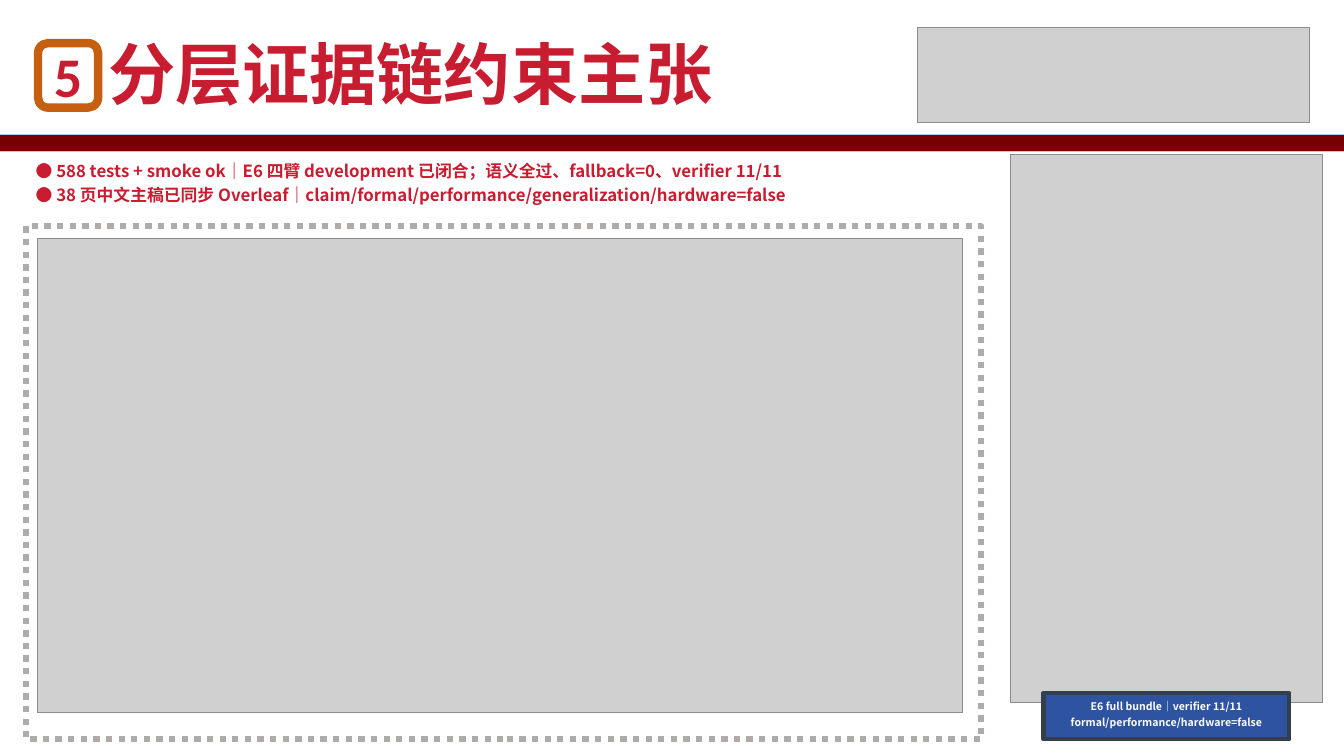
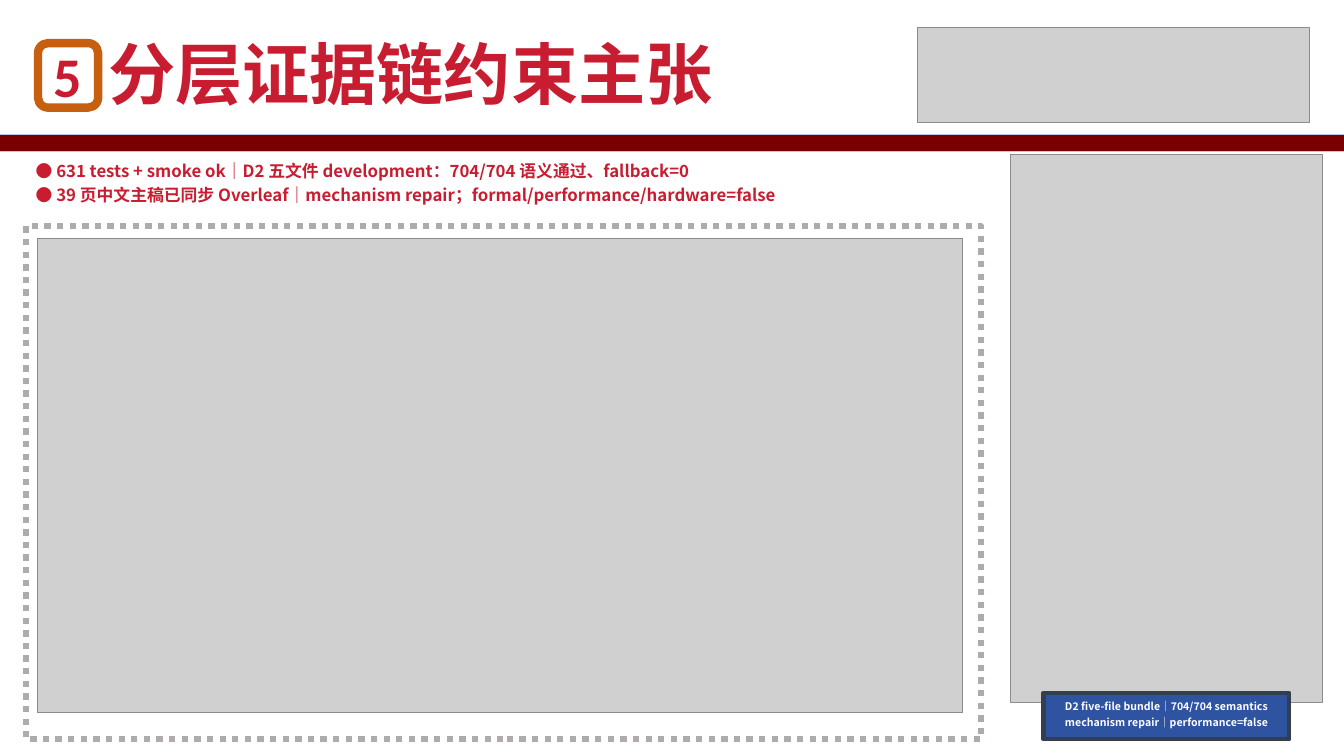
Before and after one commit to zhouzixiang1/sshr, a slide deck: slide 12 of docs/competition/slides/XA-202609_双向智能Boolean_Oracle答辩稿.pptx. Drawn at 1344x756 pixels with LibreOffice and Linux fonts; fonts in the diff are those of the drawing; grey boxes stand for pictures. Boxes give left, top, right and bottom in pixels: in the first picture for what was removed or moved away, otherwise in the second. Text is boxed around its words. In the diff, an @@ line names an element or a change of style, - is before the commit and + after.

Commit message:
Synchronize E6 D2 mechanism evidence

```diff
--- a/docs/competition/slides/XA-202609_双向智能Boolean_Oracle答辩稿.pptx
+++ b/docs/competition/slides/XA-202609_双向智能Boolean_Oracle答辩稿.pptx
@@ text at <box>56,162,775,205</box>: text changed @@
-● 588 tests + smoke ok｜E6 四臂 development 已闭合；语义全过、fallback=0、verifier 11/11
-● 38 页中文主稿已同步 Overleaf｜claim/formal/performance/generalization/hardware=false
+● 631 tests + smoke ok｜D2 五文件 development：704/704 语义通过、fallback=0
+● 39 页中文主稿已同步 Overleaf｜mechanism repair；formal/performance/hardware=false
@@ text in rectangle at <box>1065,701,1268,729</box>: text changed @@
-E6 full bundle｜verifier 11/11
-formal/performance/hardware=false
+D2 five-file bundle｜704/704 semantics
+mechanism repair｜performance=false
```
Also in this commit, not shown: 2 other slides changed, 21 other files.
